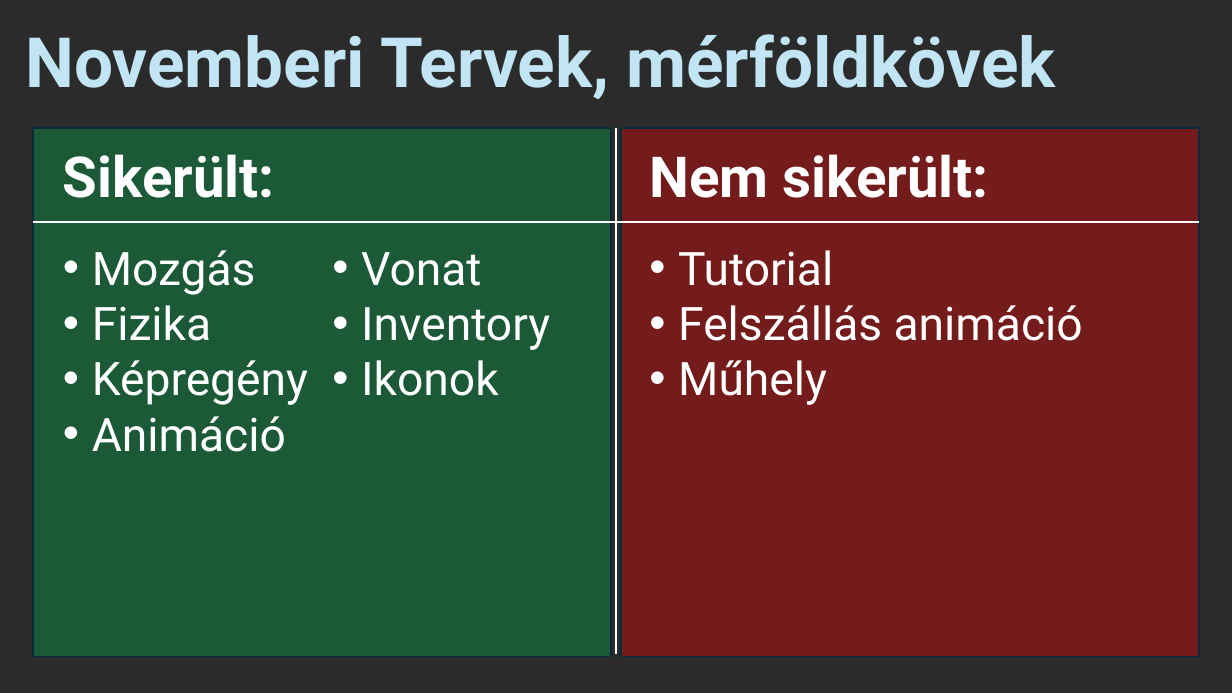
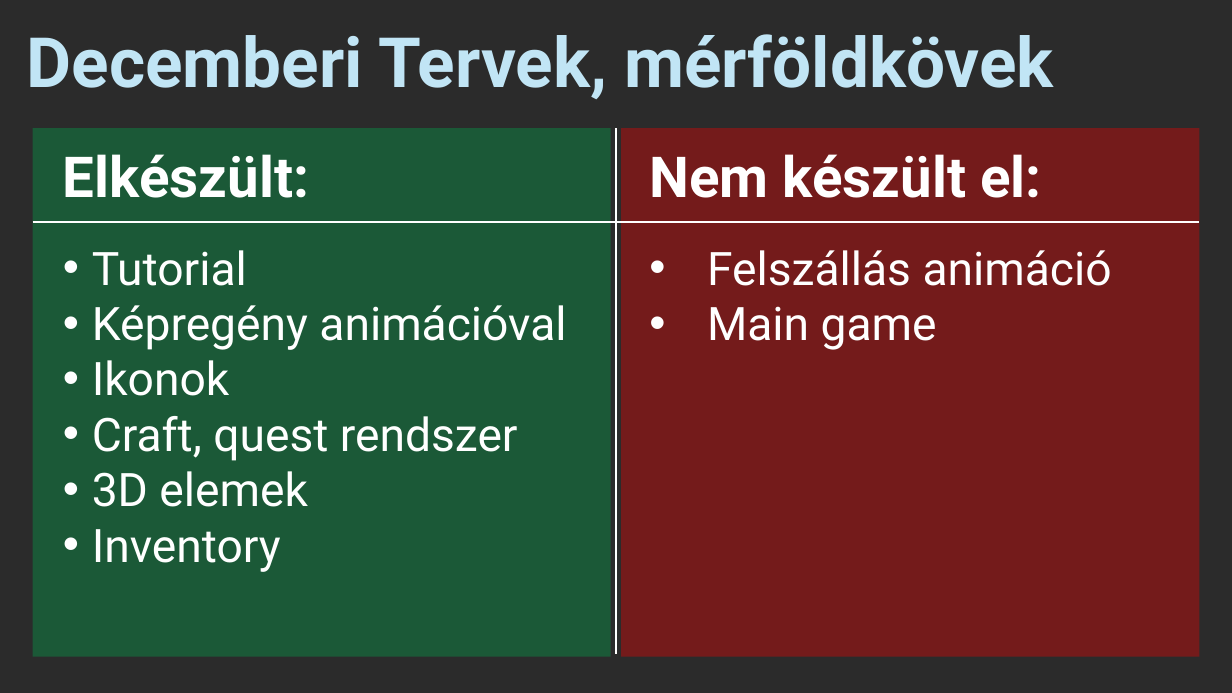
Before and after one commit to Z0lcs/SPACE-DUCK, a slide deck: slide 4 of PPT/Workshop_jan.pptx. Drawn at 1232x693 pixels with LibreOffice and Linux fonts; fonts in the diff are those of the drawing; background and template pictures are left out; a plain dark background stands for a picture behind light text. Boxes give left, top, right and bottom in pixels: in the first picture for what was removed or moved away, otherwise in the second. Text is boxed around its words. In the diff, an @@ line names an element or a change of style, - is before the commit and + after.

Commit message:
ppt

```diff
--- a/PPT/Workshop_jan.pptx
+++ b/PPT/Workshop_jan.pptx
@@ text at [27,34,1053,99]: text changed @@
-Novemberi Tervek, mérföldkövek
+Decemberi Tervek, mérföldkövek
@@ rectangle at [32,128,611,657]: outline #092A39 1.5 pt to none @@
@@ rectangle at [621,128,1200,657]: outline #092A39 1.5 pt to none @@
@@ text at [63,154,309,198]: text changed @@
-Sikerült:
+Elkészült:
@@ text at [649,154,1041,198]: text changed @@
-Nem sikerült:
+Nem készült el:
@@ text removed at [92,250,308,452] @@
-• Mozgás
-• Fizika
-• Képregény
-• Animáció
-• Vonat
-• Inventory
-• Ikonok
@@ text added at [92,250,566,572], 36 pt, text #FFFFFF @@
+• Tutorial
+• Képregény animációval
+• Ikonok
+• Craft, quest rendszer
+• 3D elemek
+• Inventory
@@ text at [678,250,833,286]: paragraph removed @@
-• Tutorial
@@ text at [707,250,1112,286]: indent changed @@
@@ text at [707,306,937,350]: text changed @@
-• Műhely
+• Main game
```
Also in this commit, not shown: 3 other slides changed, 2 slides added, 2 slides removed.
